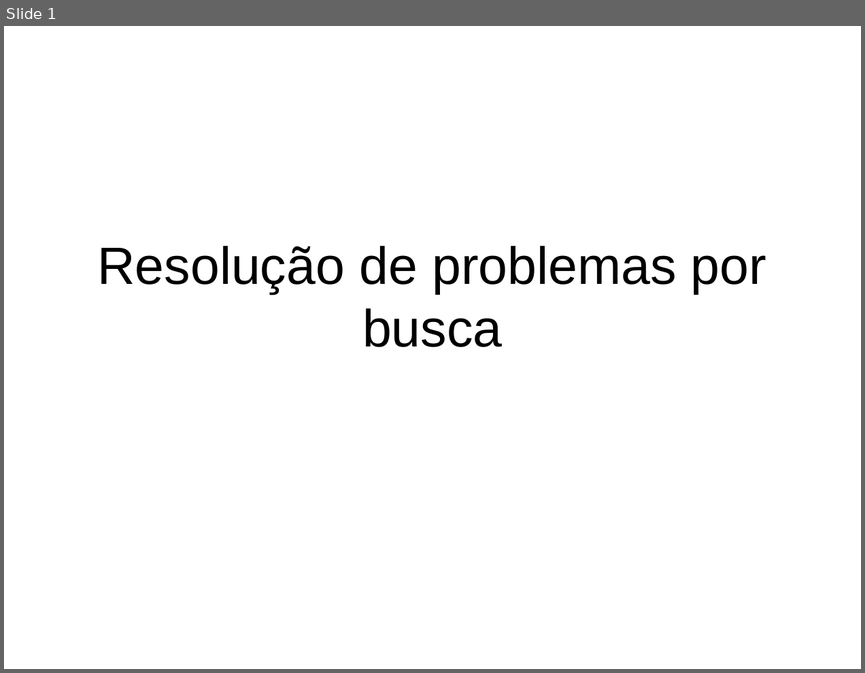
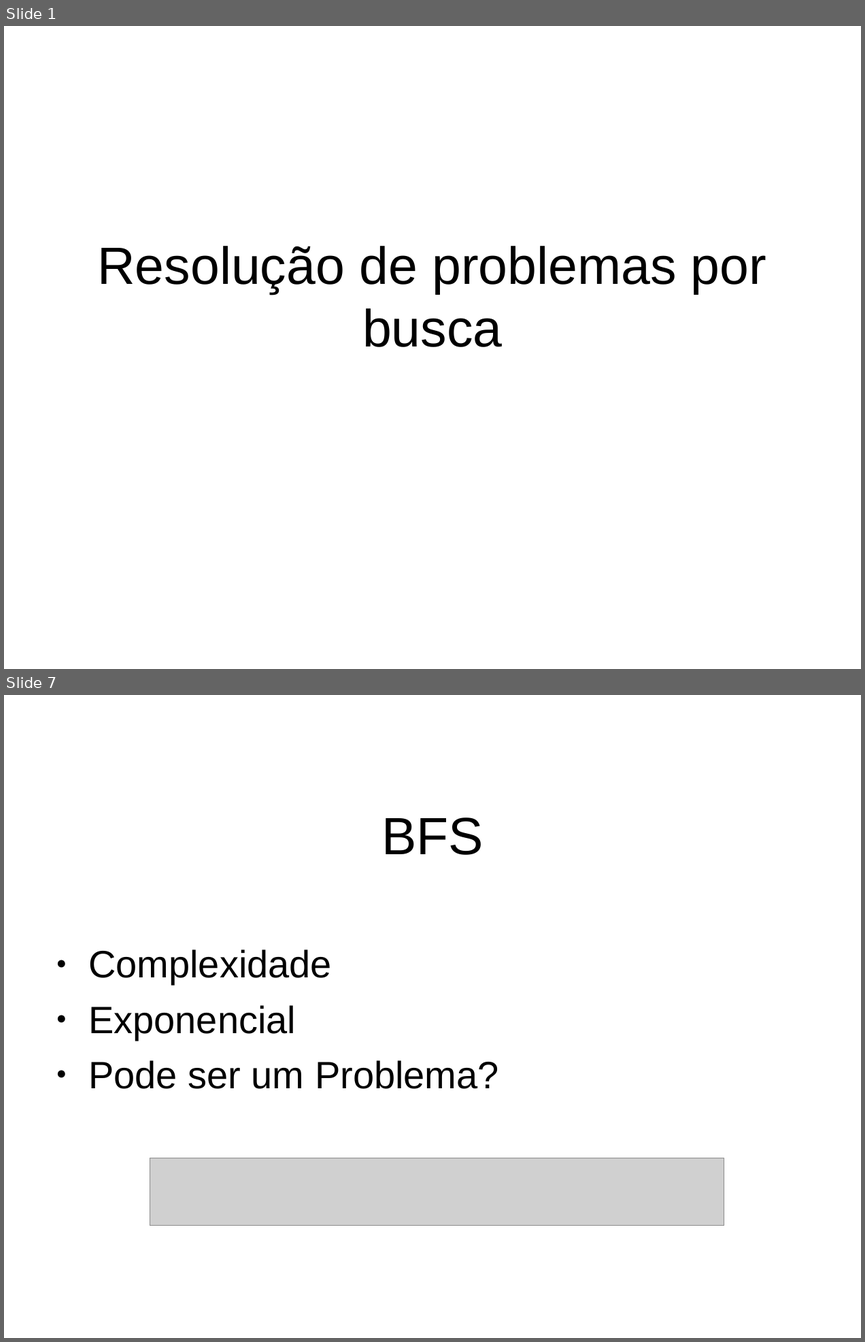
Before and after one commit to RafaelQuirino/SearchingProblems, a slide deck: slides.odp. Shown one above the other, each under a label of ours: slide 1 before the commit, slides 1 and 7 after it; the slides between them are not shown. The pictures are 865x673 and 865x1342 pixels, drawn with LibreOffice and Linux fonts; fonts in the diff are those of the drawing; grey boxes stand for pictures; background and template pictures are left out. Boxes give left, top, right and bottom in pixels: in the first picture for what was removed or moved away, otherwise in the second. Text is boxed around its words. In the diff, an @@ line names an element or a change of style, - is before the commit and + after.

```diff
--- a/slides.odp
+++ b/slides.odp
@@ slide 7 added at box(4, 695, 861, 1338), background picture (left out) @@
@@ title added at box(381, 817, 483, 855), 44 pt, text #000000 @@
+BFS
@@ text added at box(88, 949, 499, 1089), 32 pt, text #000000 @@
+● Complexidade
+● Exponencial
+● Pode ser um Problema?
@@ picture added at box(150, 1157, 723, 1225) @@
```
Also in this commit, not shown: 7 other slides added.
